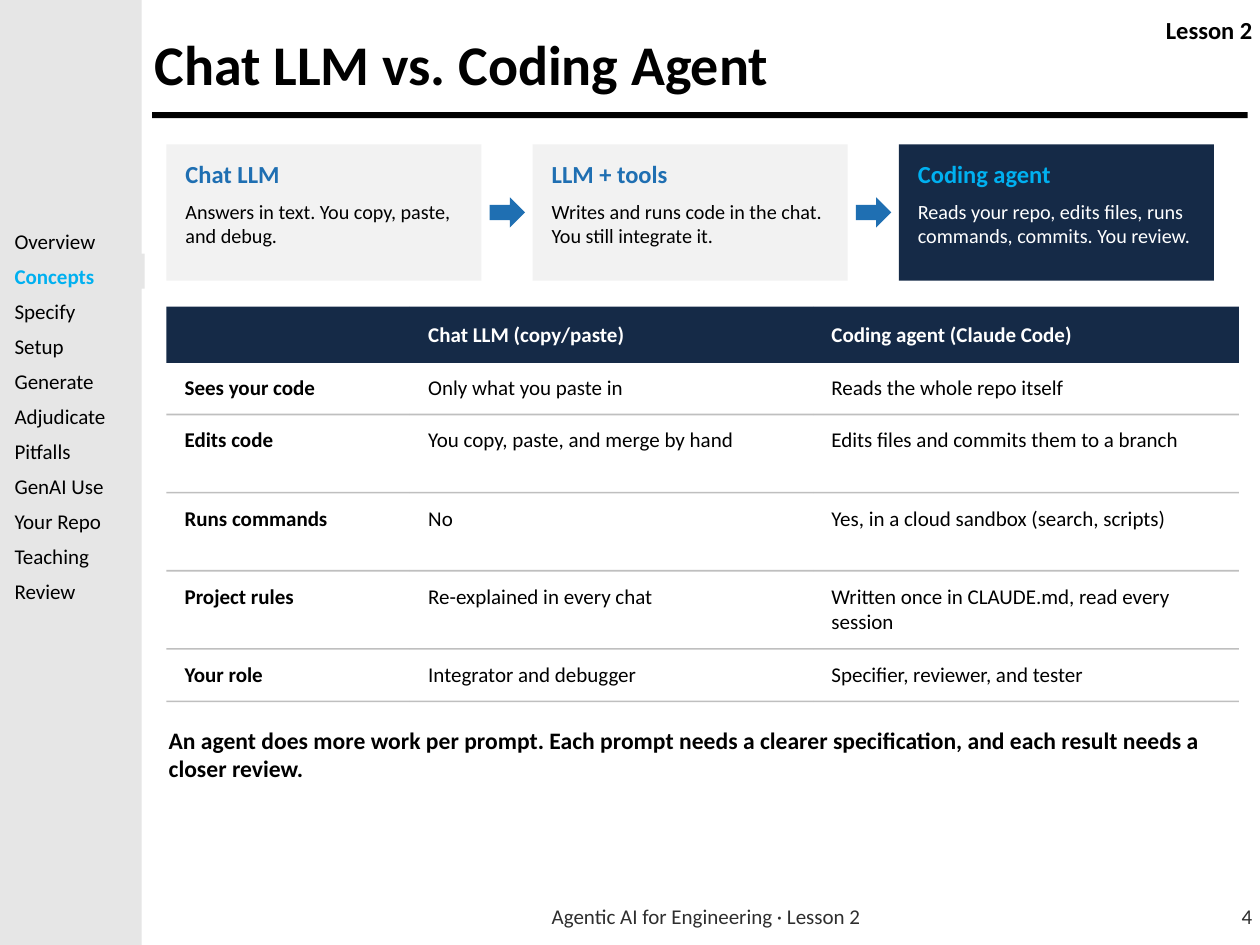
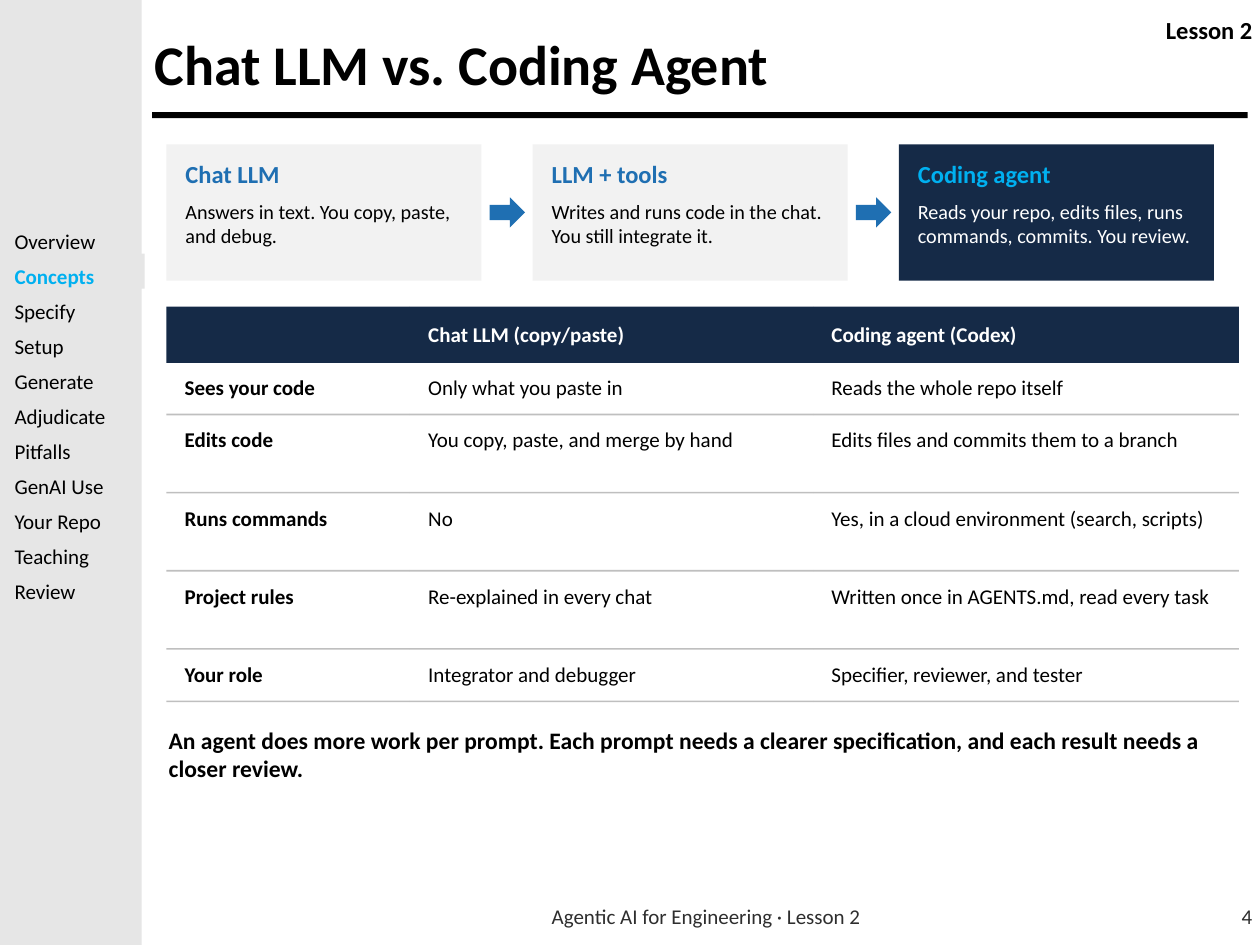
Before and after one commit to usafa-dfas/Agentic-AI-for-Engineering, a slide deck: slide 4 of Lesson Material/LSN 2 - Introduction to Agentic AI for Coding/Agentic_AI_for_Engineering_Lesson_2.pptx. Drawn at 1260x945 pixels with LibreOffice and Linux fonts; fonts in the diff are those of the drawing; background and template pictures are left out. Boxes give left, top, right and bottom in pixels: in the first picture for what was removed or moved away, otherwise in the second. Text is boxed around its words. In the diff, an @@ line names an element or a change of style, - is before the commit and + after.

```diff
--- a/Lesson Material/LSN 2 - Introduction to Agentic AI for Coding/Agentic_AI_for_Engineering_Lesson_2.pptx
+++ b/Lesson Material/LSN 2 - Introduction to Agentic AI for Coding/Agentic_AI_for_Engineering_Lesson_2.pptx
@@ text at bbox=[831, 326, 1017, 346]: text changed @@
-Coding agent (Claude Code)
+Coding agent (Codex)
@@ text at bbox=[831, 511, 1204, 530]: text changed @@
-Yes, in a cloud sandbox (search, scripts)
+Yes, in a cloud environment (search, scripts)
@@ text at bbox=[831, 589, 1209, 608]: text changed @@
-Written once in CLAUDE.md, read every session
+Written once in AGENTS.md, read every task
```
Also in this commit, not shown: 18 other slides changed, 5 other files.
